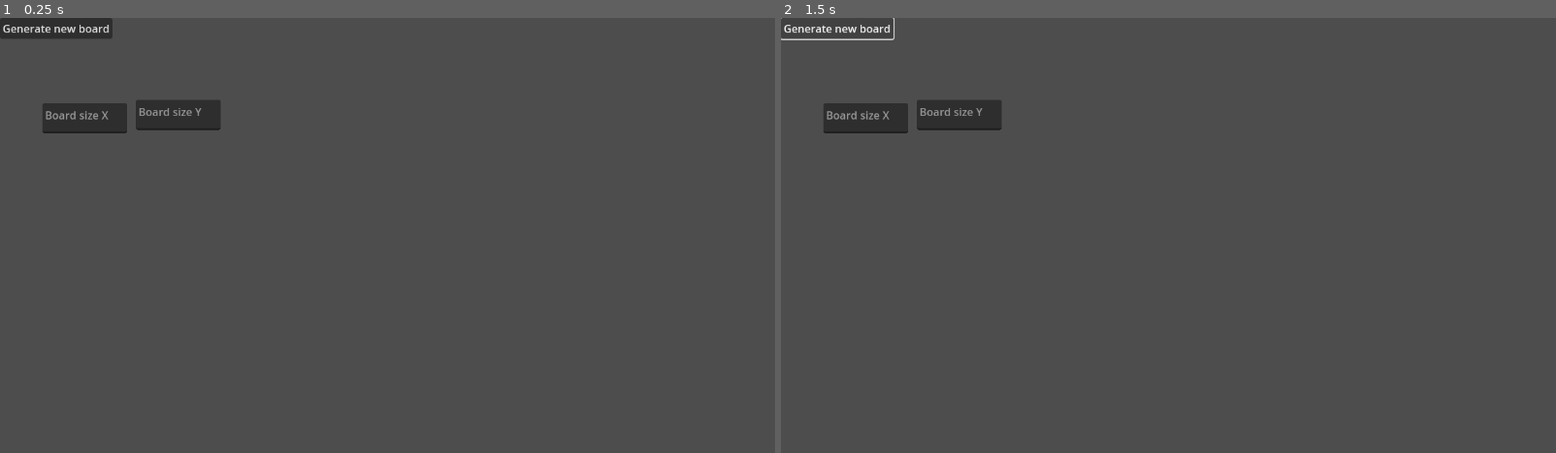
Above: before the commit, frames 1-2 (left to right).
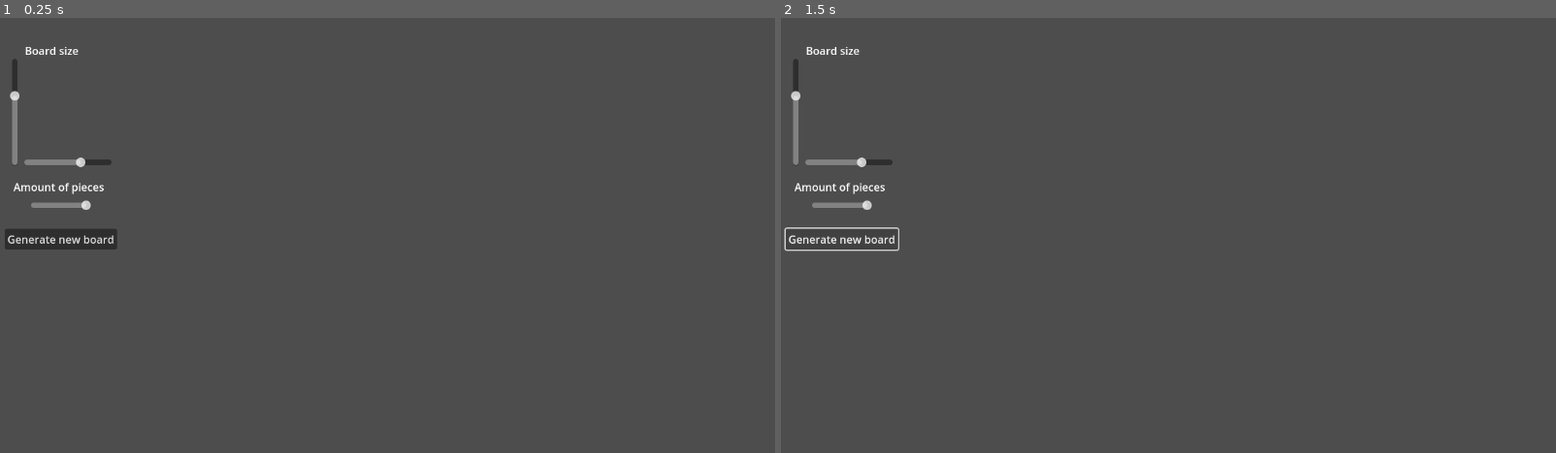
Above: after the commit, the same moments.

Repository: yver20/Godot-matching-game
Game: Godot game, scene res://Scenes/UI.tscn
The game is run twice, just before and just after one commit, with the same random seed, the same clock (stepped at 60 frames per second) and the same inputs. This scene is started directly instead of the project's main scene.
Inputs:
- Up to frame 1 (0.25 s): no input
- Up to frame 2 (1.5 s): click "Generate new board" at 0.5 s; click "Generate new board" at 1.25 s

The runs differ from the first frame. In frame 1, 3.3% of the frame differs, in the area x 0-29%, y 0-54%; in frame 2, 2.5%.

Commit message:
Fancier UI
Discovered sliders. Very useful for setting board size and piece count for example. There will be more once I'm done

Diff:
--- a/matching-game/Scenes/UI.tscn
+++ b/matching-game/Scenes/UI.tscn
@@ -3,26 +3,49 @@
 [node name="Ui" type="Node2D"]
 
 [node name="NewBoardButton" type="Button" parent="."]
-offset_right = 8.0
-offset_bottom = 8.0
+offset_left = 7.0
+offset_top = 314.0
+offset_right = 174.0
+offset_bottom = 345.0
 text = "Generate new board"
 
-[node name="BoardSizeX" type="TextEdit" parent="."]
-offset_left = 63.0
-offset_top = 127.0
-offset_right = 189.0
-offset_bottom = 172.0
-placeholder_text = "Board size X"
-wrap_mode = 1
-caret_blink = true
-text_direction = 1
+[node name="HSlider2" type="HSlider" parent="."]
+offset_left = 46.0
+offset_top = 271.0
+offset_right = 136.0
+offset_bottom = 287.0
+min_value = 3.0
+max_value = 6.0
+value = 6.0
 
-[node name="BoardSizeY" type="TextEdit" parent="."]
-offset_left = 202.0
-offset_top = 122.0
-offset_right = 328.0
-offset_bottom = 167.0
-placeholder_text = "Board size Y"
-wrap_mode = 1
-caret_blink = true
-text_direction = 1
+[node name="HSlider" type="HSlider" parent="."]
+offset_left = 36.0
+offset_top = 207.0
+offset_right = 166.0
+offset_bottom = 223.0
+min_value = 1.0
+max_value = 10.0
+value = 7.0
+
+[node name="VSlider" type="VSlider" parent="."]
+offset_left = 14.0
+offset_top = 61.0
+offset_right = 30.0
+offset_bottom = 220.0
+min_value = 1.0
+max_value = 10.0
+value = 7.0
+
+[node name="RichTextLabel" type="RichTextLabel" parent="."]
+offset_left = 37.0
+offset_top = 37.0
+offset_right = 158.0
+offset_bottom = 77.0
+text = "Board size"
+
+[node name="RichTextLabel2" type="RichTextLabel" parent="."]
+offset_left = 20.0
+offset_top = 240.0
+offset_right = 172.0
+offset_bottom = 280.0
+text = "Amount of pieces"
